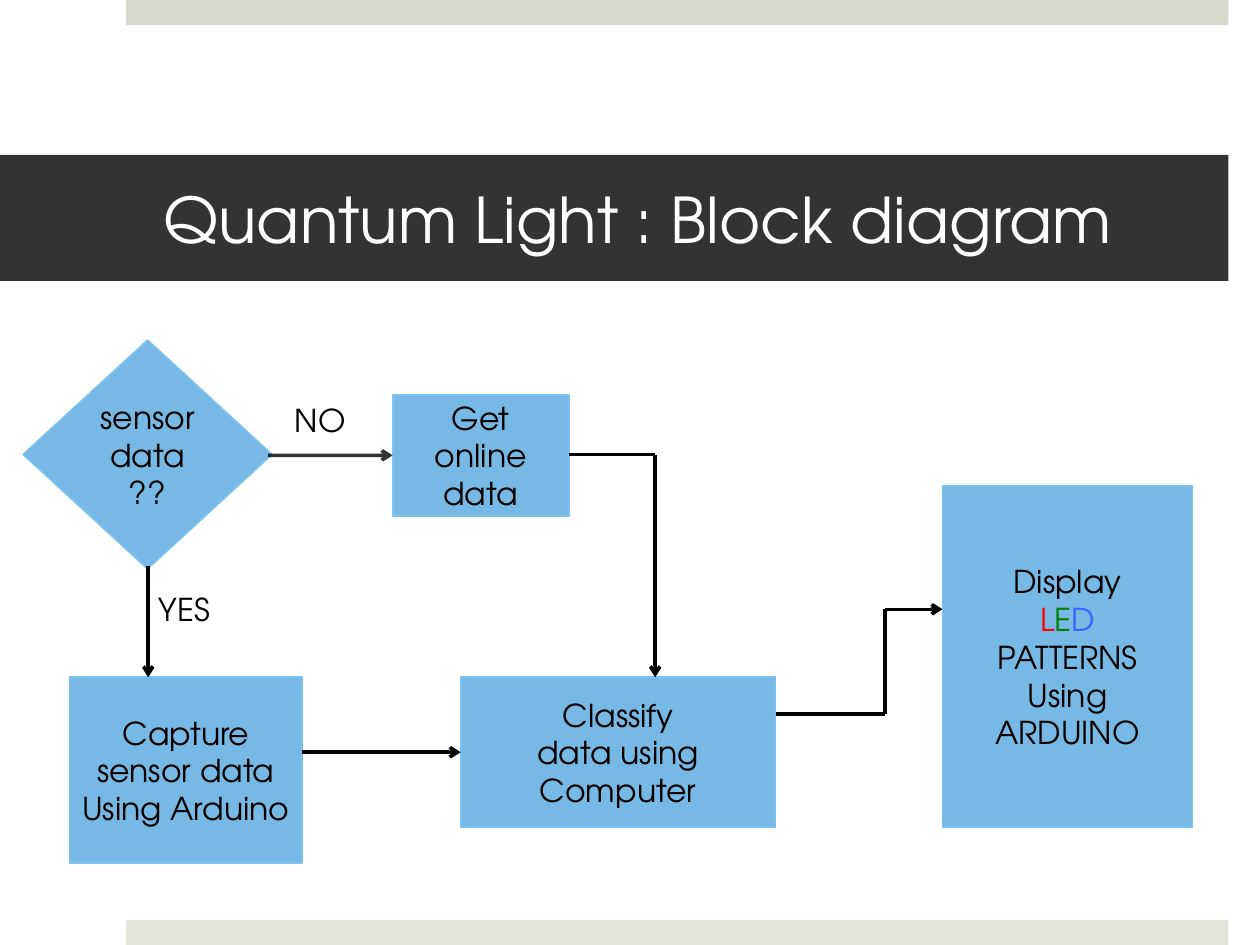
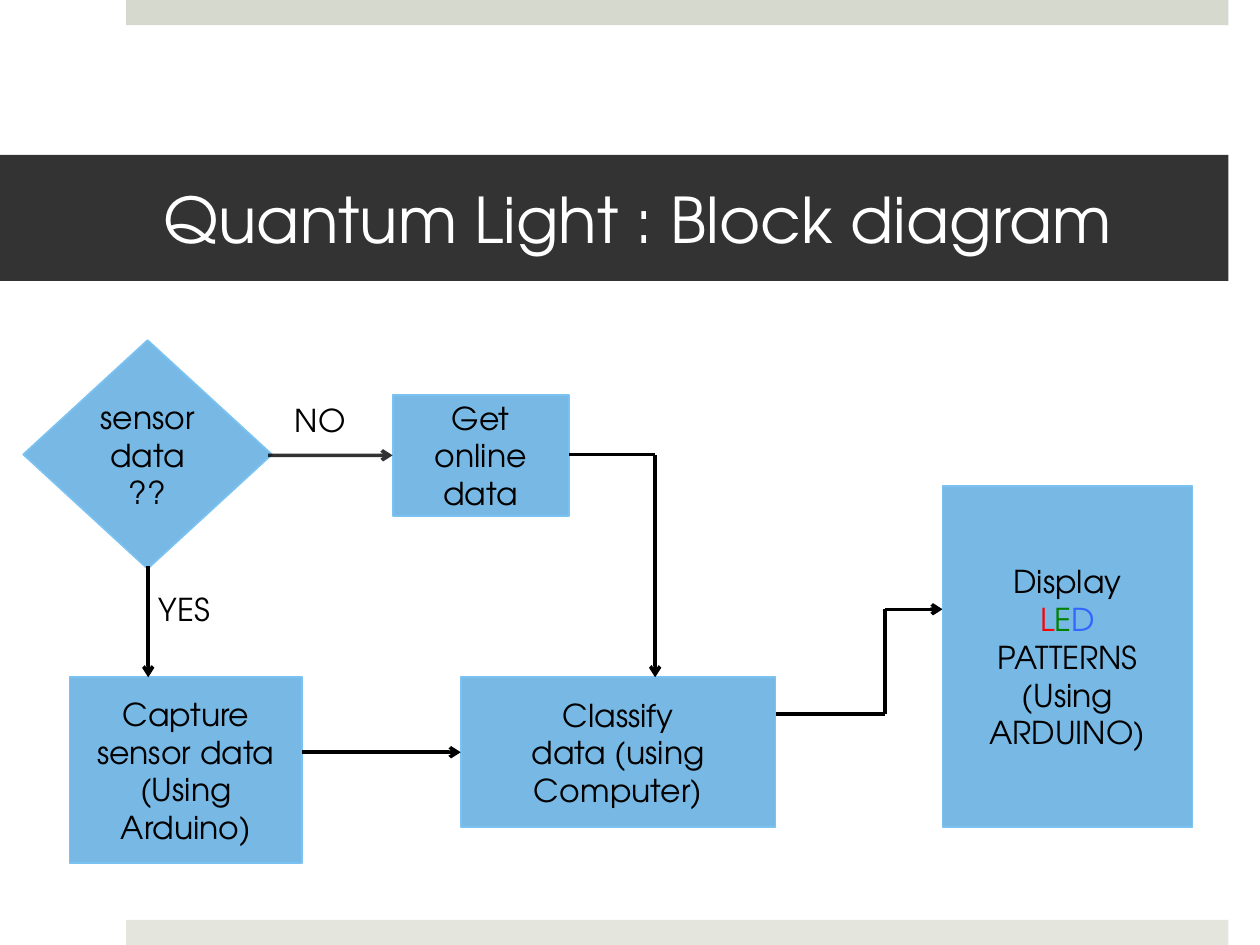
Before and after one commit to sasmita/QuantumLight, a slide deck: slide 3 of QL_Presentation1.pptx. Drawn at 1260x945 pixels with LibreOffice and Linux fonts; fonts in the diff are those of the drawing. Boxes give left, top, right and bottom in pixels: in the first picture for what was removed or moved away, otherwise in the second. Text is boxed around its words. In the diff, an @@ line names an element or a change of style, - is before the commit and + after.

```diff
--- a/QL_Presentation1.pptx
+++ b/QL_Presentation1.pptx
@@ text in rectangle at (989,683,1145,751): text changed @@
-Using ARDUINO
+(Using ARDUINO)
@@ text in rectangle at (532,732,705,809): text changed @@
-data using Computer
+data (using Computer)
@@ text in rectangle at (121,777,251,846): text changed @@
-Using Arduino
+(Using Arduino)
```
Also in this commit, not shown: 3 other slides changed, 3 slides added, 1 slide removed.
